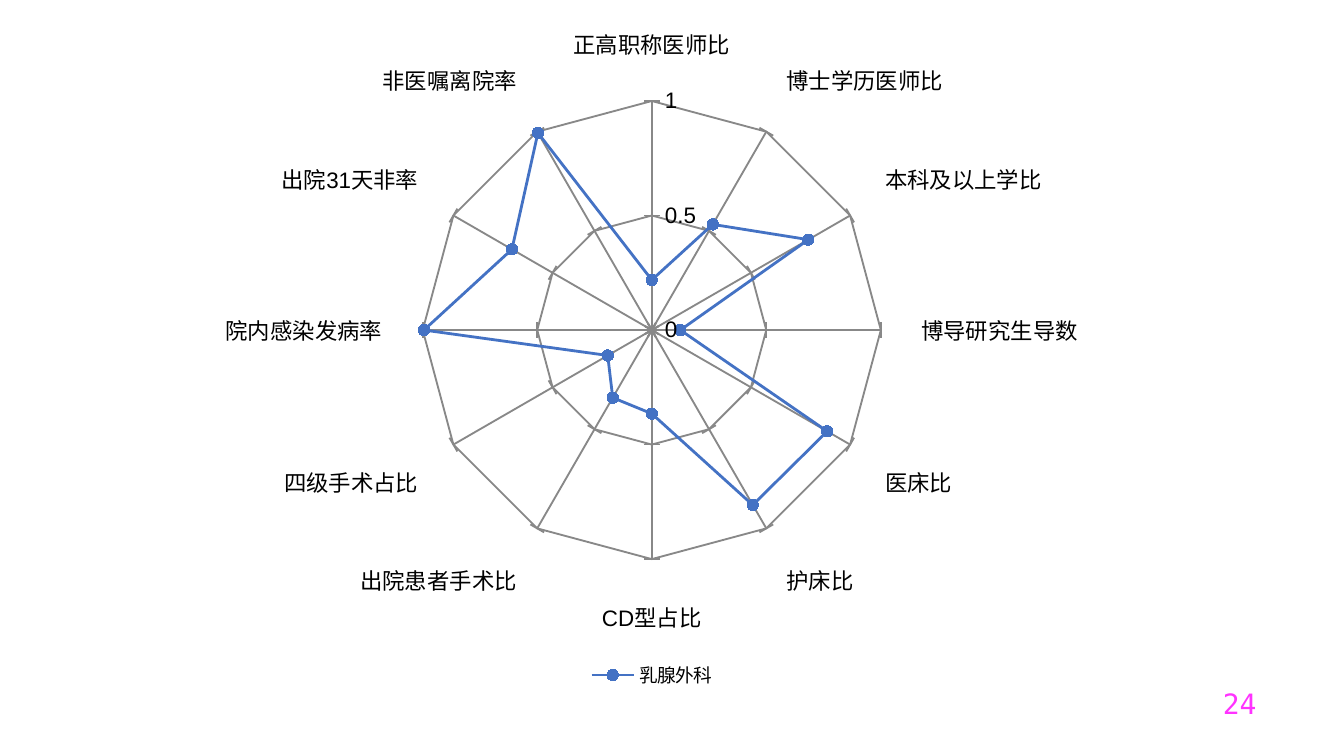
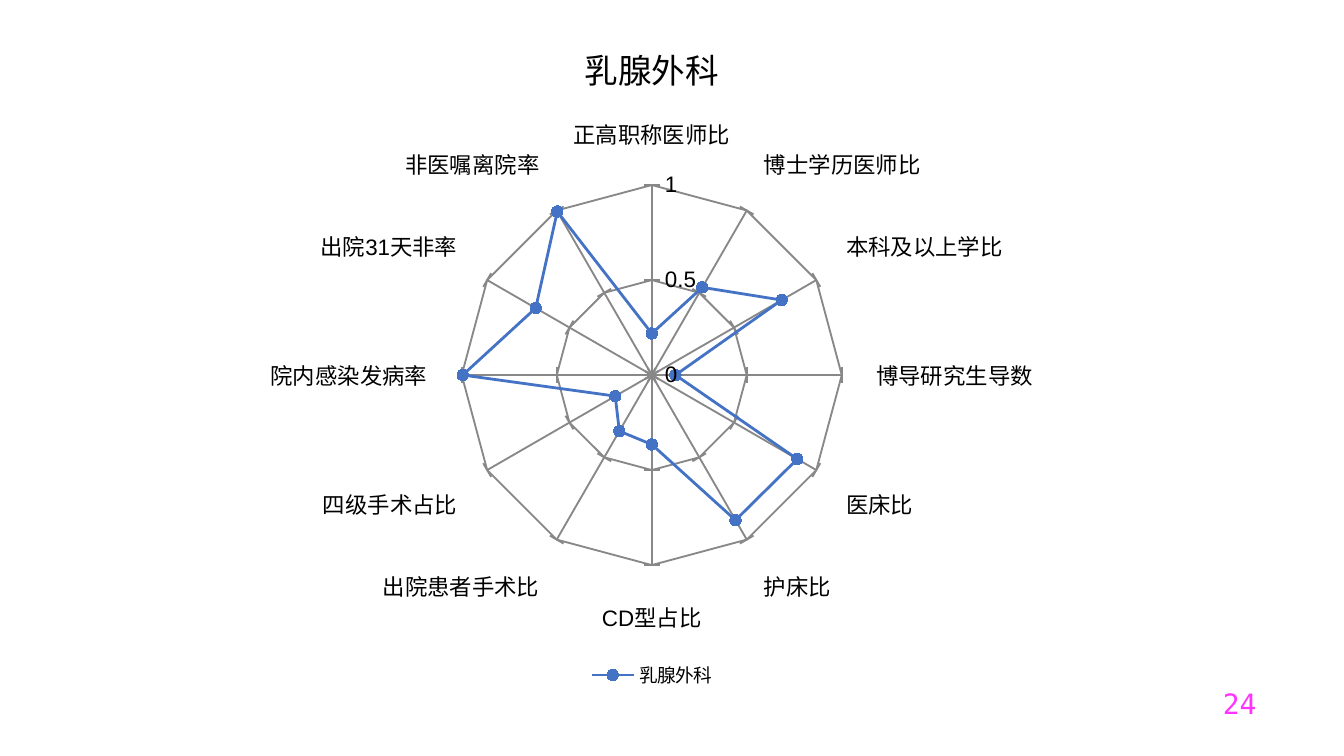
Before and after one commit to Tostig0916/hqcoffee, a slide deck: slide 24 of outputs/PPT/jsszyy.pptxgen.pptx. Drawn at 1344x756 pixels with LibreOffice and Linux fonts; fonts in the diff are those of the drawing. Boxes give left, top, right and bottom in pixels: in the first picture for what was removed or moved away, otherwise in the second. Text is boxed around its words. In the diff, an @@ line names an element or a change of style, - is before the commit and + after.

```diff
--- a/outputs/PPT/jsszyy.pptxgen.pptx
+++ b/outputs/PPT/jsszyy.pptxgen.pptx
@@ radar chart at <box>13,13,1290,694</box> @@
@@ title "乳腺外科" added @@
```
Also in this commit, not shown: 36 other slides changed, 2 other files.
